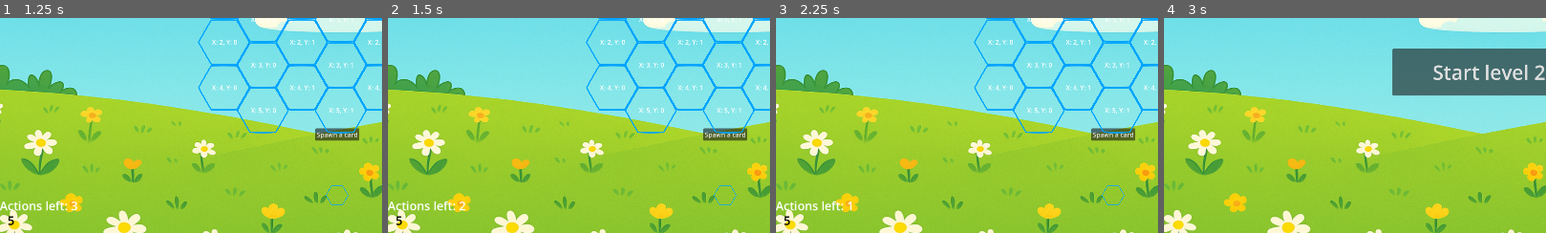
Above: before the commit, frames 1-4 (left to right).
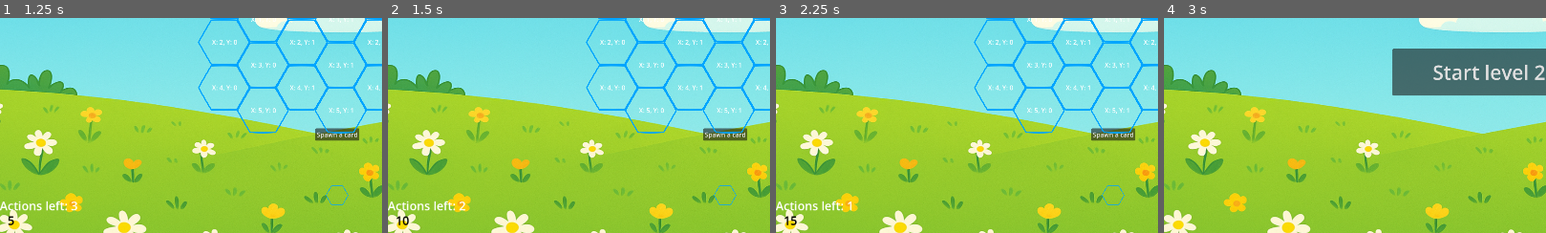
Above: after the commit, the same moments.

Repository: tysia2512/buzzco
Game: Godot game, scene res://scenes/main.tscn
Two runs of this game, one before a commit and one after it. Both use one fixed random seed, a clock stepped at 60 frames per second and the inputs below.
Inputs:
- Up to frame 1 (1.25 s): click "Start game" at 0.5 s
- Up to frame 2 (1.5 s): click "Launch the assault!" at 1.25 s
- Up to frame 3 (2.25 s): click "Launch the assault!" at 2 s
- Up to frame 4 (3 s): click "Skip Level" at 2.75 s
The pictures show only the part of the screen within x 6-56%, y 34-84%; the shares and areas given below are measured in that part.

Frame 1 is identical in both runs. In frame 2, 0.1% of the frame differs, in the area x 2-6%, y 92-97%; in frame 3, 0.1%; in frame 4, nothing differs.

Commit message:
Attack animation

Diff:
--- /dev/null
+++ b/scenes/animated_label.tscn
@@ -0,0 +1,12 @@
+[gd_scene load_steps=2 format=3 uid="uid://rewgn7hk2kr1"]
+
+[ext_resource type="Script" uid="uid://biawq750srgwo" path="res://scripts/animated_label.gd" id="1_2vpra"]
+
+[node name="AnimatedLabel" type="Node2D"]
+script = ExtResource("1_2vpra")
+
+[node name="Label" type="Label" parent="."]
+offset_right = 40.0
+offset_bottom = 23.0
+theme_override_colors/font_color = Color(0.6, 0, 0, 1)
+theme_override_font_sizes/font_size = 30
--- a/scenes/goon_hornet_enemy.tscn
+++ b/scenes/goon_hornet_enemy.tscn
@@ -7,8 +7,8 @@
 [node name="GoonHornetEnemy" type="Node2D"]
 script = ExtResource("1_7qwat")
 
-[node name="GenericEnemy" parent="." instance=ExtResource("2_amm3c")]
-
 [node name="Sprite2D" type="Sprite2D" parent="."]
 scale = Vector2(0.3, 0.3)
 texture = ExtResource("3_amm3c")
+
+[node name="GenericEnemy" parent="." instance=ExtResource("2_amm3c")]
--- /dev/null
+++ b/scripts/animated_label.gd
@@ -0,0 +1,22 @@
+class_name AnimatedLabel extends Node2D
+
+@onready var label: Label = $Label
+
+var _is_moving: bool = false
+var _velocity = null
+
+func set_text(txt: String):
+	label.text = txt
+	print("Label text: ", label.text)
+
+func _process(delta: float):
+	print("PROCESS: ", _is_moving, " with velo: ", _velocity * delta)
+	if _is_moving and _velocity != null:
+		position += _velocity * delta
+
+#speed is in part of the screen per second
+func animate(duration: float, velocity: Vector2 = Vector2(0.0, -0.1)):
+	_velocity = Vector2(velocity.x * get_viewport_rect().size.x, velocity.y * get_viewport_rect().size.y)
+	_is_moving = true
+	await get_tree().create_timer(duration).timeout
+	_is_moving = false
--- a/scripts/enemy.gd
+++ b/scripts/enemy.gd
@@ -5,3 +5,6 @@
 
 func get_texture_size():
 	return Vector2(sprite.get_scale().x * sprite.texture.get_width(), sprite.transform.get_scale().y * sprite.texture.get_height())
+
+func attack():
+	await enemy.attack()
--- a/scripts/enemy_manager.gd
+++ b/scripts/enemy_manager.gd
@@ -5,11 +5,14 @@
 @onready var enemy_spawn_point: EnemySpawnPoint = $EnemySpawnPoint
 
 func perform_turn():
-	print("ENEMY TURN")
+	for enemy in enemy_spawn_point.get_enemies():
+		await _perform_enemy_attack(enemy)
+
+	enemy_turn_finished.emit()
+
+func _perform_enemy_attack(enemy: Enemy) -> void:
 	var original_scale = Vector2(scale.x, scale.y)
-	self.scale = Vector2(2.0, 2.0)
-	print("scale: ", scale, " and original: ", original_scale)
-	await get_tree().create_timer(1.0).timeout
-	self.scale = original_scale
+	enemy.scale = Vector2(2.0, 2.0)
+	await enemy.attack()
+	enemy.scale = original_scale
 	await get_tree().create_timer(0.1).timeout
-	enemy_turn_finished.emit()
--- a/scripts/enemy_spawn_point.gd
+++ b/scripts/enemy_spawn_point.gd
@@ -52,3 +52,6 @@
 func _set_enemies_visible():
 	for enemy in _enemies:
 		enemy.visible = true
+
+func get_enemies() -> Array:
+	return _enemies
--- a/scripts/generic_enemy.gd
+++ b/scripts/generic_enemy.gd
@@ -1,6 +1,8 @@
 class_name GenericEnemy extends Node2D
 
 signal deal_damage
+
+var animated_label_scene: PackedScene = preload("res://scenes/animated_label.tscn")
 
 @export var health: int = 10
 @export var attack_points: int = 5
@@ -21,16 +23,30 @@
 	_attack_chance = chance
 	_attack_every_turns = null
 
-func after_player_moved():
+func should_attack() -> bool:
 	if _attack_every_turns != null:
 		_turns_until_next_attack -= 1
 		if _turns_until_next_attack == 0:
 			_turns_until_next_attack = _attack_every_turns
-			attack()
+			return true
 	else:
 		var attacks_this_turn = rng.rand_weighted([_attack_chance, 1.0 - _attack_chance])
 		if attacks_this_turn == 0:
-			attack()
+			return true
+	return false
 
 func attack():
-	deal_damage.emit(attack_points)
+	if should_attack():
+		deal_damage.emit(attack_points)
+		await _animate_damage("Attack: " + str(attack_points))
+	else:
+		await _animate_damage("Pass")
+
+func _animate_damage(msg: String):
+	var label: AnimatedLabel = animated_label_scene.instantiate() as AnimatedLabel
+	label.visible = false
+	add_child(label)
+	label.set_text(msg)
+	label.visible = true
+	await label.animate(1.0)
+	label.queue_free()
--- a/scripts/global/game_state.gd
+++ b/scripts/global/game_state.gd
@@ -8,6 +8,7 @@
 }
 
 const ACTIONS_PER_TURN: int = 3
+const POLLEN_RECOVERED_ON_ASSAULT: int = 5
 
 var turn_stage: TurnStage = TurnStage.PLAYER_MOVE
 
@@ -16,3 +17,9 @@
 # TODO: move this to level_play
 func is_player_turn() -> bool:
 	return turn_stage == TurnStage.PLAYER_MOVE
+
+#TODO: actions need to be removed because it doesn't make sense
+# to build a combon with pollen and launching the assault since it doesn't
+# make a difference if you launch the assault or not. Ideas:
+# only the assault triggers the enemy attack
+# the assault takes 3 actions
--- a/scripts/global/pollen_manager.gd
+++ b/scripts/global/pollen_manager.gd
@@ -9,5 +9,8 @@
 func pay_pollen(x: int) -> void:
 	pollen -= x
 
+func add_pollen(x: int) -> void:
+	pollen += x
+
 func launch_assault():
 	pollen += _pollen_regained_from_launch
--- a/scripts/launch_attack_button.gd
+++ b/scripts/launch_attack_button.gd
@@ -4,4 +4,5 @@
 
 func _pressed() -> void:
 	print("BUTTON PRESSED")
+	PollenManager.add_pollen(GameState.POLLEN_RECOVERED_ON_ASSAULT)
 	perform_player_action.emit()
Not shown, added: scripts/animated_label.gd.uid
